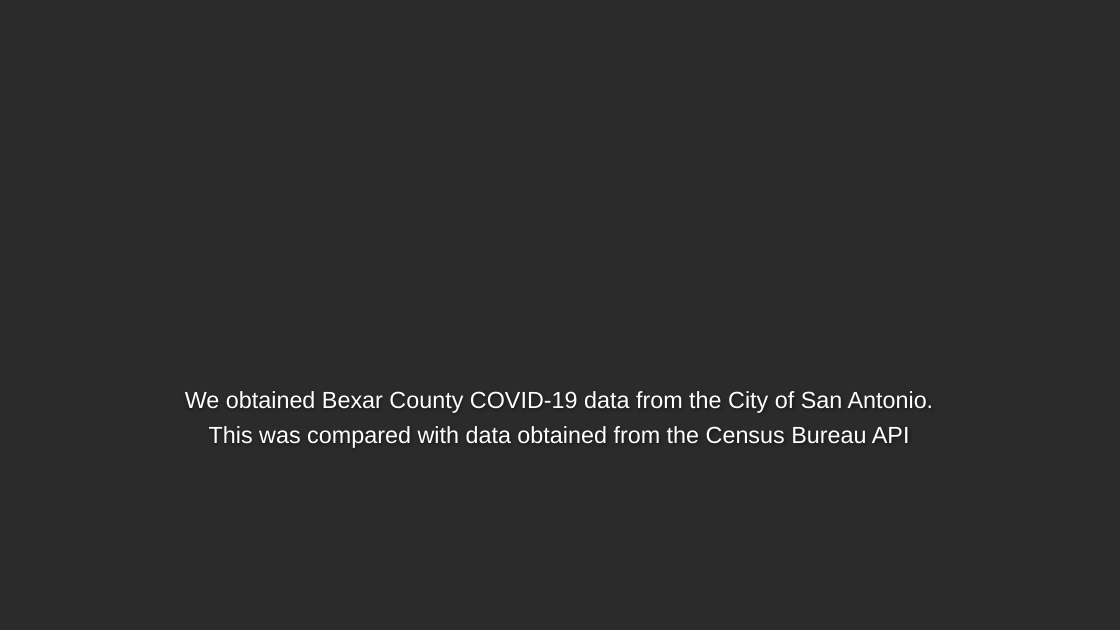
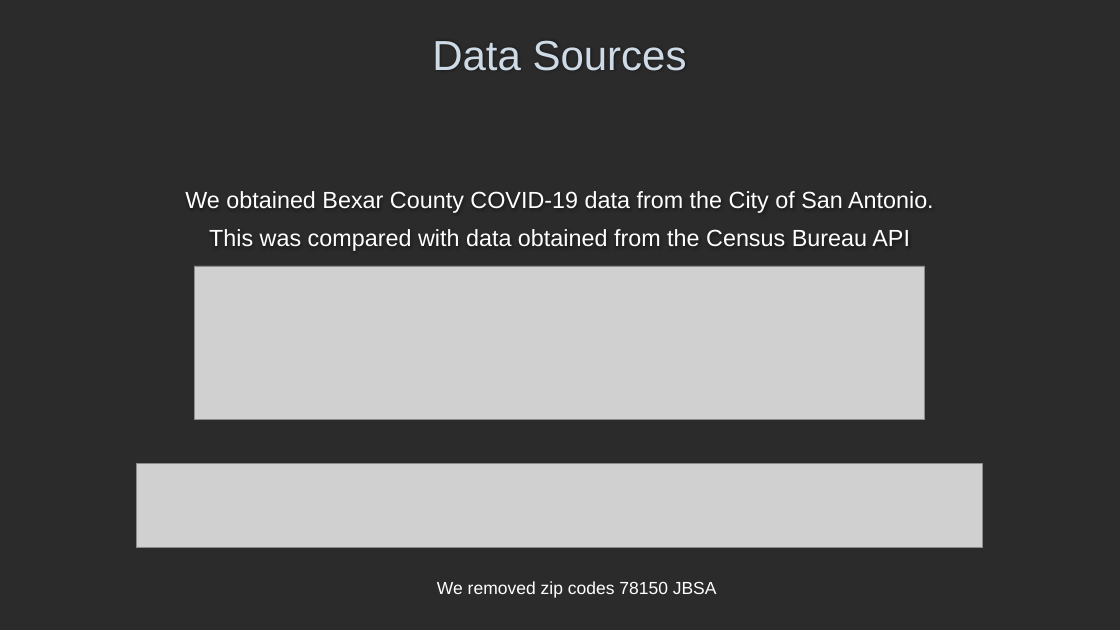
Before and after one commit to bakerv/COVID19, a slide deck: slide 3 of Bexar County COVID-19 by the Numbers.pptx. Drawn at 1120x630 pixels with LibreOffice and Linux fonts; fonts in the diff are those of the drawing; grey boxes stand for pictures; background and template pictures are left out; a plain dark background stands for a picture behind light text. Boxes give left, top, right and bottom in pixels: in the first picture for what was removed or moved away, otherwise in the second. Text is boxed around its words. In the diff, an @@ line names an element or a change of style, - is before the commit and + after.

```diff
--- a/Bexar County COVID-19 by the Numbers.pptx
+++ b/Bexar County COVID-19 by the Numbers.pptx
@@ title added at [432,40,687,71], 36 pt, text #CEDBE6 @@
+Data Sources
@@ text "We obtained Bexar County COVID-19 ...": place and size @@
-text "We obtained Bexar County COVID-19 ..." at [185,391,934,448]
+text "We obtained Bexar County COVID-19 ..." at [185,191,934,251]
@@ text "We obtained Bexar County COVID-19 ..." at [185,191,934,251]: line spacing 1 to 1.1 @@
@@ picture added at [194,266,924,420] @@
@@ picture added at [136,464,982,548] @@
@@ text added at [437,581,717,598], 15 pt, text #FFFFFF @@
+We removed zip codes 78150 JBSA
```
Also in this commit, not shown: 2 other slides changed, 4 slides added, 3 slides removed.
